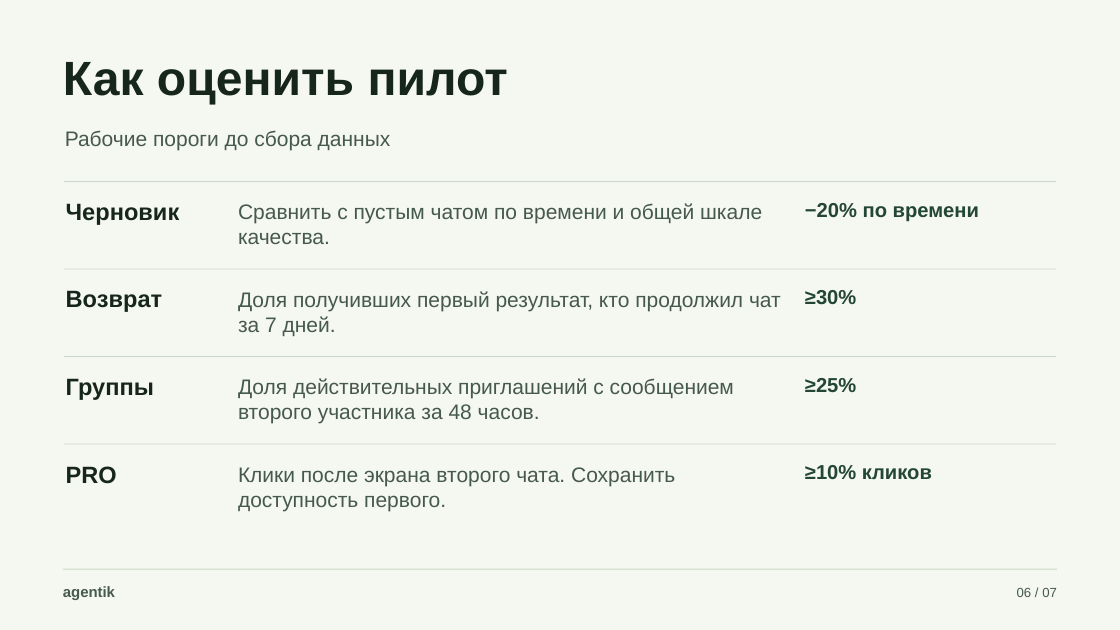
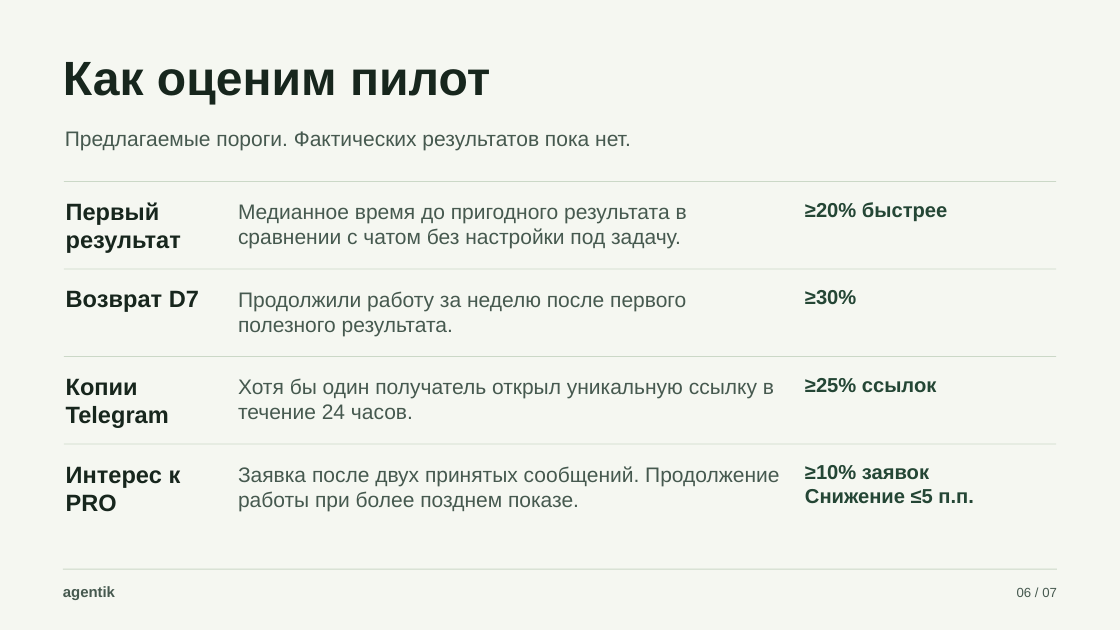
Before and after one commit to SergeyBukharev/agentik, a slide deck: slide 6 of docs/agentik-prd.pptx. Drawn at 1120x630 pixels with LibreOffice and Linux fonts; fonts in the diff are those of the drawing. Boxes give left, top, right and bottom in pixels: in the first picture for what was removed or moved away, otherwise in the second. Text is boxed around its words. In the diff, an @@ line names an element or a change of style, - is before the commit and + after.

Commit message:
Package Telegram Mini App and refresh Agentik project materials

```diff
--- a/docs/agentik-prd.pptx
+++ b/docs/agentik-prd.pptx
@@ text at [63, 62, 490, 105]: text changed @@
-Как оценить пилот
+Как оценим пилот
@@ text at [65, 131, 631, 151]: text changed @@
-Рабочие пороги до сбора данных
+Предлагаемые пороги. Фактических результатов пока нет.
@@ text at [66, 202, 181, 253]: text changed @@
-Черновик
+Первый результат
@@ text at [238, 204, 687, 249]: text changed @@
-Сравнить с пустым чатом по времени и общей шкале качества.
+Медианное время до пригодного результата в сравнении с чатом без настройки под задачу.
@@ text at [805, 202, 947, 221]: text changed @@
-−20% по времени
+≥20% быстрее
@@ text at [66, 290, 199, 312]: text changed @@
-Возврат
+Возврат D7
@@ text at [238, 291, 686, 336]: text changed @@
-Доля получивших первый результат, кто продолжил чат за 7 дней.
+Продолжили работу за неделю после первого полезного результата.
@@ text at [66, 378, 169, 428]: text changed @@
-Группы
+Копии Telegram
@@ text at [238, 378, 774, 419]: text changed @@
-Доля действительных приглашений с сообщением второго участника за 48 часов.
+Хотя бы один получатель открыл уникальную ссылку в течение 24 часов.
@@ text at [805, 378, 936, 392]: text changed @@
-≥25%
+≥25% ссылок
@@ text at [66, 466, 181, 512]: text changed @@
-PRO
+Интерес к PRO
@@ text at [238, 466, 779, 511]: text changed @@
-Клики после экрана второго чата. Сохранить доступность первого.
+Заявка после двух принятых сообщений. Продолжение работы при более позднем показе.
@@ text at [805, 465, 974, 503]: text changed @@
-≥10% кликов
+≥10% заявок
+Снижение ≤5 п.п.
```
Also in this commit, not shown: 4 other slides changed, 2 slides added, 2 slides removed, 50 other files.
